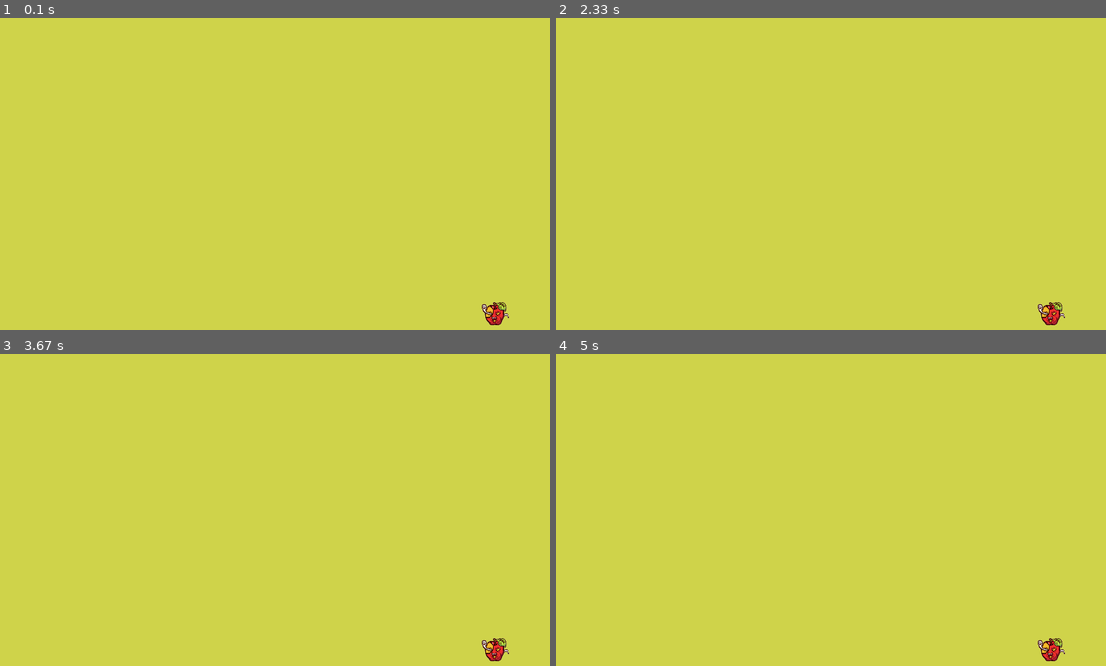
Above: before the commit, frames 1-4 (two rows, left to right).
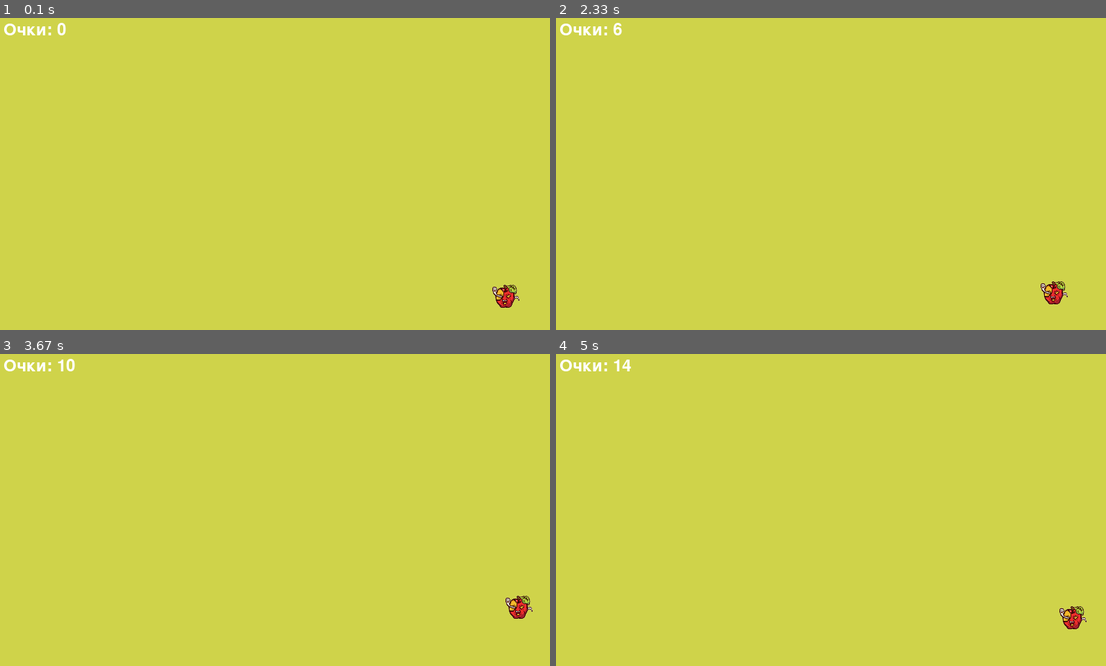
Above: after the commit, the same moments.

Repository: newLisa2024/myPygameTir
Game: pygame game, started from main.py
The game is run twice, just before and just after one commit, with the same random seed, the same clock (stepped at 60 frames per second) and the same inputs.
Inputs (mouse positions are in pixels of both pictures, inside the frame that each line leads up to):
- Up to frame 1 (0.1 s): no input
- Up to frame 2 (2.33 s): click (831, 223) at 0.38 s; click (831, 248) at 0.72 s; click (660, 161) at 1.05 s; click (outside the picture) at 1.38 s; click (842, 83) at 1.72 s; click (outside the picture) at 2.05 s
- Up to frame 3 (3.67 s): click (258, 488) at 2.38 s; click (198, 472) at 2.72 s; click (418, 522) at 3.05 s; click (445, 550) at 3.38 s
- Up to frame 4 (5 s): click (946, 485) at 3.72 s; click (666, 478) at 4.05 s; click (853, 541) at 4.38 s; click (666, 531) at 4.72 s

The runs differ from the first frame. In frame 1, 0.7% of the frame differs, in the area x 0-95%, y 1-99%; in frame 2, 0.7%; in frame 3, 0.7%, in the area x 0-97%, y 1-99%; in frame 4, 0.7%.

Commit message:
add all version

Diff:
--- a/main.py
+++ b/main.py
@@ -18,7 +18,13 @@
 target_x = random.randint(0,SCREEN_WIDTH - target_width)
 target_y = random.randint(0,SCREEN_HEIGHT - target_height)
 
+target_dx = random.randint(-5, 5)
+target_dy = random.randint(-5, 5)
+
 color = (random.randint(0, 255), random.randint(0, 255), random.randint(0, 255))
+
+score = 0
+font = pygame.font.Font(None, 36)
 
 running = True
 while running:
@@ -31,6 +37,24 @@
             if target_x < mouse_x < target_x + target_width and target_y < mouse_y < target_y + target_height:
                 target_x = random.randint(0, SCREEN_WIDTH - target_width)
                 target_y = random.randint(0, SCREEN_HEIGHT - target_height)
+            score += 1  # Увеличение счета при успешном попадании
+            target_dx = random.randint(-5, 5)  # Задаем новое случайное направление движения по X
+            target_dy = random.randint(-5, 5)  # Задаем новое случайное направление движения по Y
+
+            # Обновляем положение цели
+        target_x += target_dx
+        target_y += target_dy
+
+        # Ограничение выхода цели за пределы экрана
+        if target_x < 0 or target_x > SCREEN_WIDTH - target_width:
+            target_dx = -target_dx
+
+        if target_y < 0 or target_y > SCREEN_HEIGHT - target_height:
+            target_dy = -target_dy
+
+    score_text = font.render('Очки: ' + str(score), True, (255, 255, 255))
+    screen.blit(score_text, (10, 10))
+
     screen.blit(target_img, (target_x, target_y))
     pygame.display.update()
 pygame.quit()
